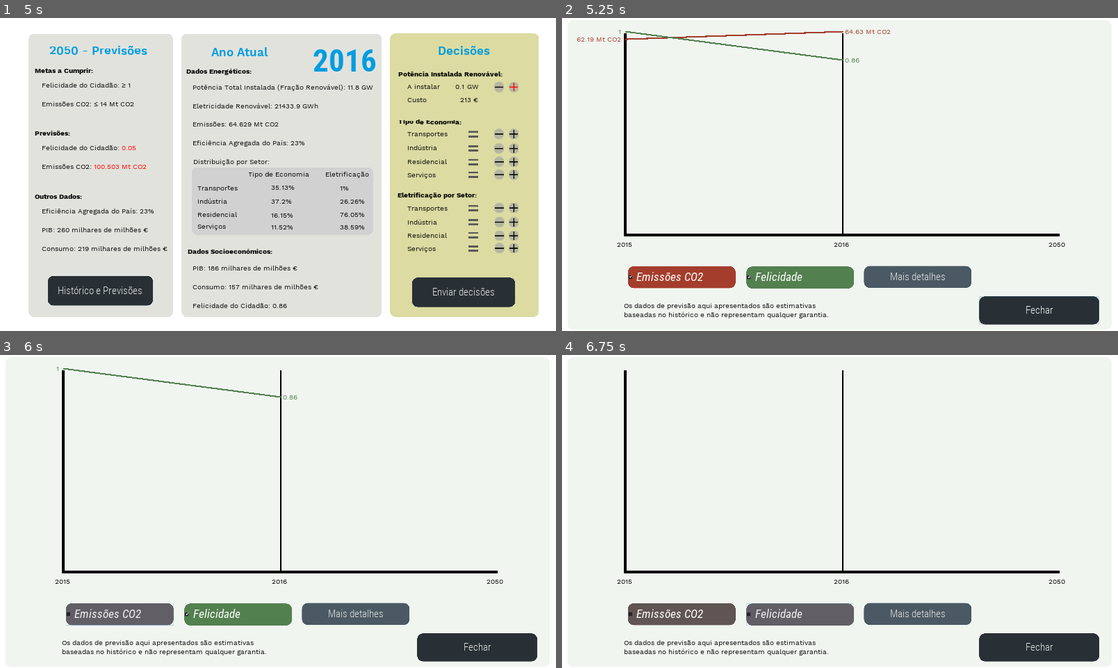
Above: before the commit, frames 1-4 (two rows, left to right).
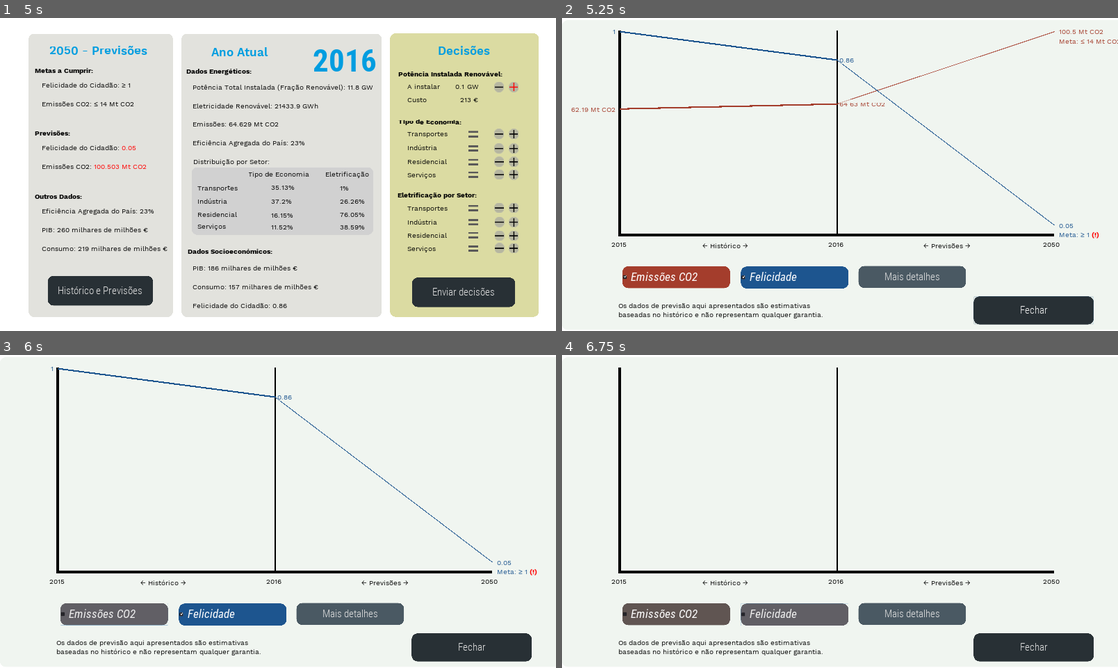
Above: after the commit, the same moments.

Repository: TiagoTaveira/ExergyX
Game: Godot game, scene res://MainScene.tscn
Two runs of this game, one before a commit and one after it. Both use one fixed random seed, a clock stepped at 60 frames per second and the inputs below.
Inputs (mouse positions are in pixels of both pictures, inside the frame that each line leads up to):
- Up to frame 1 (5 s): click "Começar jogo" at 0.5 s; click "Enviar decisões" at 1.25 s; click "Confirmar e ir para 2016" at 2 s; click (500, 89) at 3.5 s; click (517, 89) at 4.25 s
- Up to frame 2 (5.25 s): click "Histórico e Previsões" at 5 s
- Up to frame 3 (6 s): click "Emissões CO2" at 5.75 s
- Up to frame 4 (6.75 s): click "Felicidade" at 6.5 s

Frame 1 is identical in both runs. In frame 2, 5.4% of the frame differs, in the area x 1-100%, y 3-98%; in frame 3, 4.6%; in frame 4, 3.0%.

Commit message:
Version used for testing! Graphs fully implemented!

Diff:
--- a/MainScene.gd
+++ b/MainScene.gd
@@ -220,6 +220,8 @@
 	##Actual bbcode text setting (with conditions)
 	get_node("ContainerPrevisoes/TextoPrevisoes").bbcode_text = "Felicidade do Cidadão: " + ("[color=red]" if PlayerVariab …(366 unchanged characters)…
 	get_node("ContainerPrevisoes/TextoMetas").bbcode_text = "Felicidade do Cidadão: ≥ " + str(PlayerVariables.utility_goals) + "\n\nEmissões CO2: ≤ " + str(PlayerVariables.emission_goals) + " Mt CO2"
+	get_node("ContainerPrevisoes/Metas").hint_tooltip = "Estes são os objetivos do jogo.\n\nSe em " + str(PlayerVariables.final_year) + " atingires as duas metas (têm de ser mesmo as duas!), vences o jogo!"
+	get_node("ContainerPrevisoes/TextoMetas").hint_tooltip = "Estes são os objetivos do jogo.\n\nSe em " + str(PlayerVariables.final_year) + " atingires as duas metas (têm de ser mesmo as duas!), vences o jogo!"
 	get_node("ContainerPrevisoes/Panel/PreviousYear").text = str(PlayerVariables.current_year  - 1)
 	get_node("ContainerPrevisoes/Panel/CurrentYear").text = str(PlayerVariables.current_year)
 	get_node("ContainerPrevisoes/Panel/NextYear").text = str(PlayerVariables.current_year + 1)
@@ -371,10 +373,18 @@
 	else:
 		update_past_data_text_simulator()
 
+	var MAX_Y = 700
+	var MAX_X = 750
+	var TEXT_Y_OFFSET = 15
+
 	var years_passed = PlayerVariables.current_year - PlayerVariables.starting_year
-	var point_x_distance = 0 if years_passed == 1 else 750 / (years_passed - 1)
-	var max_y = 700
-	var values_text_offset = 739 - 15
+	var point_x_distance = 0 if years_passed == 1 else MAX_X / (years_passed - 1)
+	var max_y = MAX_Y
+	var values_text_offset = 739 - TEXT_Y_OFFSET
+	var current_final_x_emissions
+	var current_final_y_emissions
+	var current_final_x_utility
+	var current_final_y_utility
 
 	get_node("GrafHistorico/Control/StartingYear").bbcode_text = str(PlayerVariables.starting_year + 1)
 	get_node("GrafHistorico/Control/CurrentYear").bbcode_text = str(PlayerVariables.current_year)
@@ -382,6 +392,8 @@
 
 	$GrafHistorico/Control/EmissionsLine.clear_points()
 	$GrafHistorico/Control/UtilityLine.clear_points()
+	$GrafHistorico/Control/EmissionsLinePrediction.clear_points()
+	$GrafHistorico/Control/UtilityLinePrediction.clear_points()
 
 	#Get points y-values
 	var emissions_values = []
@@ -396,11 +408,15 @@
 
 	#Normalize values for chart y-boundaries
 	var emissions_max = emissions_values.max()
+	if emissions_max < PlayerVariables.final_year_emissions * pow(10, 9):
+		emissions_max = PlayerVariables.final_year_emissions * pow(10, 9)
 	var emissions_y_values = []
 	for e in range(emissions_values.size()):
 		emissions_y_values.push_back((emissions_values[e] * max_y) / emissions_max)
 
 	var utility_max = utility_values.max()
+	if utility_max < PlayerVariables.final_year_utility:
+		utility_max = PlayerVariables.final_year_utility
 	var utility_y_values = []
 	for u in range(utility_values.size()):
 		utility_y_values.push_back((utility_values[u] * max_y) / utility_max)
@@ -433,6 +449,40 @@
 			$GrafHistorico/Control/UtilityValueCurrent.rect_position = Vector2($GrafHistorico/Control/UtilityValueCurrent.rect_position.x, values_text_offset - utility_y_values[y])
 			$GrafHistorico/Control/UtilityValueCurrent.bbcode_text = str(stepify(Model.utilidade_do_ano[y + 1], 0.01))
 
+		current_final_x_emissions = point_x_distance * y
+		current_final_y_emissions = emissions_y_values[y] * -1
+
+		current_final_x_utility = point_x_distance * y
+		current_final_y_utility = utility_y_values[y] * -1
+
+	#Draw predictions lines and text
+	if years_passed > 1:
+		$GrafHistorico/Control/EmissionsLinePrediction.add_point((Vector2(current_final_x_emissions, current_final_y_emissions)))
+		$GrafHistorico/Control/EmissionsLinePrediction.add_point((Vector2(MAX_X * 2, (PlayerVariables.final_year_emissions * pow(10, 9) * max_y) / emissions_max * -1)))
+		$GrafHistorico/Control/UtilityLinePrediction.add_point((Vector2(current_final_x_utility, current_final_y_utility)))
+		$GrafHistorico/Control/UtilityLinePrediction.add_point((Vector2(MAX_X * 2, (PlayerVariables.final_year_utility * max_y) / utility_max * -1)))
+
+		$GrafHistorico/Control/EmissionsValueEnd.rect_position = Vector2($GrafHistorico/Control/EmissionsValueEnd.rect_position.x, values_text_offset - (PlayerVariables.final_year_emissions  * pow(10, 9) * max_y) / emissions_max)
+		$GrafHistorico/Control/EmissionsValueEnd.bbcode_text = str(stepify(PlayerVariables.final_year_emissions, 0.01)) + " Mt CO2" + "\nMeta: ≤ " + str(PlayerVariables.emission_goals) + " Mt CO2"
+		$GrafHistorico/Control/UtilityValueEnd.rect_position = Vector2($GrafHistorico/Control/UtilityValueEnd.rect_position.x, values_text_offset - (PlayerVariables.final_year_utility * max_y) / utility_max)
+		$GrafHistorico/Control/UtilityValueEnd.bbcode_text = str(stepify(PlayerVariables.final_year_utility, 0.01)) + "\nMeta: ≥ " + str(PlayerVariables.utility_goals)
+
+		var achieved_emissions = PlayerVariables.final_year_emissions <= PlayerVariables.emission_goals
+		var achieved_utility = PlayerVariables.final_year_utility >= PlayerVariables.utility_goals
+
+		if achieved_emissions:
+			$GrafHistorico/Control/EmissionsValueEnd.bbcode_text += " [color=green][b](√)[/b][/color]"
+			$GrafHistorico/Control/EmissionsValueEnd.hint_tooltip = "De acordo com as previsões atuais, irás cumprir este objetivo no ano meta!\nTenta que isto não mude!"
+		else:
+			$GrafHistorico/Control/EmissionsValueEnd.bbcode_text += " [color=red][b](!)[/b][/color]"
+			$GrafHistorico/Control/EmissionsValueEnd.hint_tooltip = "De acordo com as previsões atuais, NÃO irás cumprir este objetivo no ano meta!\nTenta mudar isto!"
+		if achieved_utility:
+			$GrafHistorico/Control/UtilityValueEnd.bbcode_text += " [color=green][b](√)[/b][/color]"
+			$GrafHistorico/Control/UtilityValueEnd.hint_tooltip = "De acordo com as previsões atuais, irás cumprir este objetivo no ano meta!\nTenta que isto não mude!"
+		else:
+			$GrafHistorico/Control/UtilityValueEnd.bbcode_text += " [color=red][b](!)[/b][/color]"
+			$GrafHistorico/Control/UtilityValueEnd.hint_tooltip = "De acordo com as previsões atuais, NÃO irás cumprir este objetivo no ano meta!\nTenta mudar isto!"
+
 	#####EXPERIMENTAL#####
 	#get_node("GrafHistorico/Control/TestLine2D").add_point(Vector2(400, 400))
 	#get_node("GrafHistorico/Control/TestLine2D").add_point(Vector2(500, 500))
@@ -442,22 +492,30 @@
 func _on_ShowEmissions_toggled(button_pressed):
 	if $GrafHistorico/Control/ShowEmissions.is_pressed():
 		$GrafHistorico/Control/EmissionsLine.visible = true
+		$GrafHistorico/Control/EmissionsLinePrediction.visible = true
 		$GrafHistorico/Control/EmissionsValueStart.visible = true
 		$GrafHistorico/Control/EmissionsValueCurrent.visible = true
+		$GrafHistorico/Control/EmissionsValueEnd.visible = true
 	else:
 		$GrafHistorico/Control/EmissionsLine.visible = false
+		$GrafHistorico/Control/EmissionsLinePrediction.visible = false
 		$GrafHistorico/Control/EmissionsValueStart.visible = false
 		$GrafHistorico/Control/EmissionsValueCurrent.visible = false
+		$GrafHistorico/Control/EmissionsValueEnd.visible = false
 
 func _on_ShowUtility_toggled(button_pressed):
 	if $GrafHistorico/Control/ShowUtility.is_pressed():
 		$GrafHistorico/Control/UtilityLine.visible = true
+		$GrafHistorico/Control/UtilityLinePrediction.visible = true
 		$GrafHistorico/Control/UtilityValueStart.visible = true
 		$GrafHistorico/Control/UtilityValueCurrent.visible = true
+		$GrafHistorico/Control/UtilityValueEnd.visible = true
 	else:
 		$GrafHistorico/Control/UtilityLine.visible = false
+		$GrafHistorico/Control/UtilityLinePrediction.visible = false
 		$GrafHistorico/Control/UtilityValueStart.visible = false
 		$GrafHistorico/Control/UtilityValueCurrent.visible = false
+		$GrafHistorico/Control/UtilityValueEnd.visible = false
 
 func update_past_data_text():
 	$PastDataPopup/Control/Texto.bbcode_text = ""
--- a/MainScene.tscn
+++ b/MainScene.tscn
@@ -154,6 +154,13 @@
 [sub_resource type="DynamicFont" id=16]
 size = 24
 font_data = ExtResource( 21 )
+
+[sub_resource type="StyleBoxFlat" id=48]
+bg_color = Color( 0.941176, 0.960784, 0.941176, 0.588235 )
+corner_radius_top_left = 10
+corner_radius_top_right = 10
+corner_radius_bottom_right = 10
+corner_radius_bottom_left = 10
 
 [sub_resource type="DynamicFont" id=17]
 size = 42
@@ -447,7 +454,7 @@
 corner_radius_bottom_left = 20
 
 [sub_resource type="StyleBoxFlat" id=46]
-bg_color = Color( 0.32549, 0.501961, 0.309804, 1 )
+bg_color = Color( 0.113725, 0.333333, 0.560784, 1 )
 corner_radius_top_left = 20
 corner_radius_top_right = 20
 corner_radius_bottom_right = 20
@@ -2739,14 +2746,15 @@
 text = "Configurador de Jogo"
 
 [node name="GrafHistorico" type="PopupPanel" parent="."]
+editor/display_folded = true
 margin_left = 19.0
 margin_top = 8.0
-margin_right = 1898.0
+margin_right = 1998.0
 margin_bottom = 1076.0
 custom_styles/panel = SubResource( 14 )
 
 [node name="Control" type="Control" parent="GrafHistorico"]
-margin_right = 1879.0
+margin_right = 1979.0
 margin_bottom = 1068.0
 
 [node name="X-axis" type="Line2D" parent="GrafHistorico/Control"]
@@ -2755,14 +2763,14 @@
 texture_mode = -1088421888
 
 [node name="Y-axis" type="Line2D" parent="GrafHistorico/Control"]
-position = Vector2( 0, 5 )
-points = PoolVector2Array( 200, 740, 200, 40 )
+position = Vector2( 0, -5 )
+points = PoolVector2Array( 200, 750, 200, 740.151, 200, 40 )
 default_color = Color( 0, 0, 0, 1 )
 texture_mode = -1088421888
 
 [node name="Halfpoint" type="Line2D" parent="GrafHistorico/Control"]
-position = Vector2( 0, 5 )
-points = PoolVector2Array( 950, 740, 950, 40 )
+position = Vector2( 0, -5 )
+points = PoolVector2Array( 950, 750, 950, 40 )
 width = 5.0
 default_color = Color( 0, 0, 0, 1 )
 texture_mode = -1088421888
@@ -2784,10 +2792,28 @@
 joint_mode = 2
 end_cap_mode = 2
 
+[node name="EmissionsLinePrediction" type="Line2D" parent="GrafHistorico/Control"]
+modulate = Color( 1, 1, 1, 0.784314 )
+position = Vector2( 200, 739 )
+width = 3.0
+default_color = Color( 0.643137, 0.239216, 0.172549, 1 )
+texture_mode = -1088421888
+joint_mode = 2
+end_cap_mode = 2
+
 [node name="UtilityLine" type="Line2D" parent="GrafHistorico/Control"]
 position = Vector2( 200, 739 )
 width = 5.0
-default_color = Color( 0.32549, 0.501961, 0.309804, 1 )
+default_color = Color( 0.113725, 0.333333, 0.560784, 1 )
+texture_mode = -1088421888
+joint_mode = 2
+end_cap_mode = 2
+
+[node name="UtilityLinePrediction" type="Line2D" parent="GrafHistorico/Control"]
+modulate = Color( 1, 1, 1, 0.784314 )
+position = Vector2( 200, 739 )
+width = 3.0
+default_color = Color( 0.113725, 0.333333, 0.560784, 1 )
 texture_mode = -1088421888
 joint_mode = 2
 end_cap_mode = 2
@@ -2799,6 +2825,8 @@
 margin_bottom = 458.0
 rect_pivot_offset = Vector2( 0, 21.7076 )
 rect_clip_content = false
+hint_tooltip = "O valor das emissões no ano inicial."
+theme = ExtResource( 4 )
 custom_fonts/bold_font = SubResource( 15 )
 custom_fonts/normal_font = SubResource( 16 )
 custom_colors/default_color = Color( 0.643137, 0.239216, 0.172549, 1 )
@@ -2810,16 +2838,35 @@
 [node name="EmissionsValueCurrent" type="RichTextLabel" parent="GrafHistorico/Control"]
 margin_left = 958.0
 margin_top = 408.0
-margin_right = 1357.0
-margin_bottom = 448.0
+margin_right = 1118.0
+margin_bottom = 435.0
 rect_pivot_offset = Vector2( 0, 21.7076 )
 rect_clip_content = false
+hint_tooltip = "O valor das emissões no ano atual."
+theme = ExtResource( 4 )
+custom_styles/normal = SubResource( 48 )
 custom_fonts/bold_font = SubResource( 15 )
 custom_fonts/normal_font = SubResource( 16 )
 custom_colors/default_color = Color( 0.643137, 0.239216, 0.172549, 1 )
 bbcode_enabled = true
 bbcode_text = "2050 MT"
 text = "2050 MT"
+scroll_active = false
+
+[node name="EmissionsValueEnd" type="RichTextLabel" parent="GrafHistorico/Control"]
+margin_left = 1715.0
+margin_top = 408.0
+margin_right = 2114.0
+margin_bottom = 489.0
+rect_pivot_offset = Vector2( 0, 21.7076 )
+rect_clip_content = false
+theme = ExtResource( 4 )
+custom_fonts/bold_font = SubResource( 15 )
+custom_fonts/normal_font = SubResource( 16 )
+custom_colors/default_color = Color( 0.643137, 0.239216, 0.172549, 1 )
+bbcode_enabled = true
+bbcode_text = " "
+text = " "
 scroll_active = false
 
 [node name="UtilityValueStart" type="RichTextLabel" parent="GrafHistorico/Control"]
@@ -2829,9 +2876,11 @@
 margin_bottom = 490.0
 rect_pivot_offset = Vector2( 0, 21.7076 )
 rect_clip_content = false
+hint_tooltip = "O valor da felicidade do cidadão no ano inicial."
+theme = ExtResource( 4 )
 custom_fonts/bold_font = SubResource( 15 )
 custom_fonts/normal_font = SubResource( 16 )
-custom_colors/default_color = Color( 0.32549, 0.501961, 0.309804, 1 )
+custom_colors/default_color = Color( 0.113725, 0.333333, 0.560784, 1 )
 bbcode_enabled = true
 bbcode_text = "[right]100[/right]"
 text = "100"
@@ -2840,16 +2889,35 @@
 [node name="UtilityValueCurrent" type="RichTextLabel" parent="GrafHistorico/Control"]
 margin_left = 958.0
 margin_top = 470.0
-margin_right = 1320.0
-margin_bottom = 510.0
+margin_right = 1045.0
+margin_bottom = 498.0
 rect_pivot_offset = Vector2( 0, 21.7076 )
 rect_clip_content = false
+hint_tooltip = "O valor da felicidade do cidadão no ano atual."
+theme = ExtResource( 4 )
+custom_styles/normal = SubResource( 48 )
 custom_fonts/bold_font = SubResource( 15 )
 custom_fonts/normal_font = SubResource( 16 )
-custom_colors/default_color = Color( 0.32549, 0.501961, 0.309804, 1 )
+custom_colors/default_color = Color( 0.113725, 0.333333, 0.560784, 1 )
 bbcode_enabled = true
 bbcode_text = "100"
 text = "100"
+scroll_active = false
+
+[node name="UtilityValueEnd" type="RichTextLabel" parent="GrafHistorico/Control"]
+margin_left = 1715.0
+margin_top = 470.0
+margin_right = 2077.0
+margin_bottom = 547.0
+rect_pivot_offset = Vector2( 0, 21.7076 )
+rect_clip_content = false
+theme = ExtResource( 4 )
+custom_fonts/bold_font = SubResource( 15 )
+custom_fonts/normal_font = SubResource( 16 )
+custom_colors/default_color = Color( 0.113725, 0.333333, 0.560784, 1 )
+bbcode_enabled = true
+bbcode_text = " "
+text = " "
 scroll_active = false
 
 [node name="TextoAviso" type="RichTextLabel" parent="GrafHistorico/Control"]
@@ -2944,18 +3012,46 @@
 pressed = true
 text = " Felicidade"
 
+[node name="Previsoes" type="RichTextLabel" parent="GrafHistorico/Control"]
+margin_left = 1249.2
+margin_top = 761.601
+margin_right = 1471.2
+margin_bottom = 814.601
+rect_pivot_offset = Vector2( 0, 21.7076 )
+hint_tooltip = "Aqui podes escolher a distribuição (\"shares\") da exergia final produzida no país a ser efetuada pelos diferentes setores.
+
+Atenção: estarás a alterar o peso da distribuição, pelo que ao diminuir a atribuição a um setor, estarás a aumentar a dos restantes (e vice-versa)."
+theme = ExtResource( 4 )
+custom_fonts/normal_font = ExtResource( 7 )
+custom_colors/default_color = Color( 0, 0, 0, 1 )
+text = "← Previsões →"
+
+[node name="Historico" type="RichTextLabel" parent="GrafHistorico/Control"]
+margin_left = 484.204
+margin_top = 761.601
+margin_right = 706.204
+margin_bottom = 814.601
+rect_pivot_offset = Vector2( 0, 21.7076 )
+hint_tooltip = "Aqui podes escolher a distribuição (\"shares\") da exergia final produzida no país a ser efetuada pelos diferentes setores.
+
+Atenção: estarás a alterar o peso da distribuição, pelo que ao diminuir a atribuição a um setor, estarás a aumentar a dos restantes (e vice-versa)."
+theme = ExtResource( 4 )
+custom_fonts/normal_font = ExtResource( 7 )
+custom_colors/default_color = Color( 0, 0, 0, 1 )
+text = "← Histórico →"
+
 [node name="PastDataPopup" type="PopupPanel" parent="."]
 editor/display_folded = true
 margin_left = 19.0
 margin_top = 7.0
-margin_right = 1899.0
-margin_bottom = 1064.0
+margin_right = 1999.0
+margin_bottom = 1077.0
 custom_styles/panel = SubResource( 11 )
 popup_exclusive = true
 
 [node name="Control" type="Control" parent="PastDataPopup"]
-margin_right = 1880.0
-margin_bottom = 1057.0
+margin_right = 1980.0
+margin_bottom = 1070.0
 
 [node name="Histórico" type="RichTextLabel" parent="PastDataPopup/Control"]
 margin_left = 790.0
Not shown: 1 places in MainScene.tscn that only renumber resources
Not shown, changed: TODO
